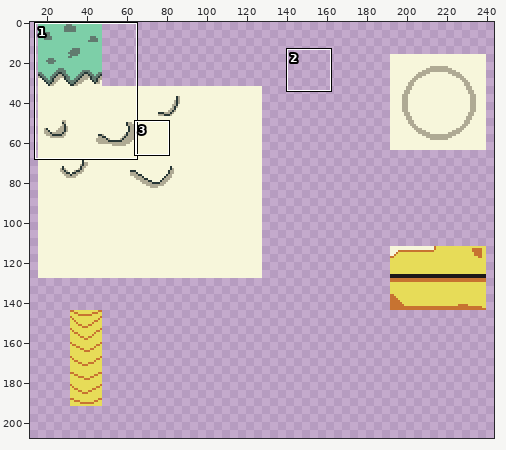
A pixel-art file gets an edit: models/chicken.aseprite. The picture above shows the old version from afar; the outline marks the close-up.
Close-up. First the earlier version:
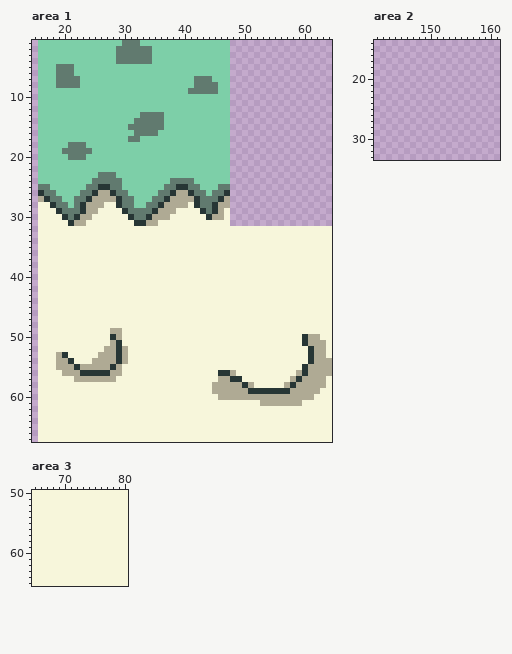
256x256 pixels, 1 frame. Shown: area 1: x 15..64, y 1..67; area 2: x 141..161, y 14..33; area 3: x 65..80, y 50..65. The wide view leaves out empty margins. The commit also changed other parts of the picture, which this record leaves out.
The same view after the edit:
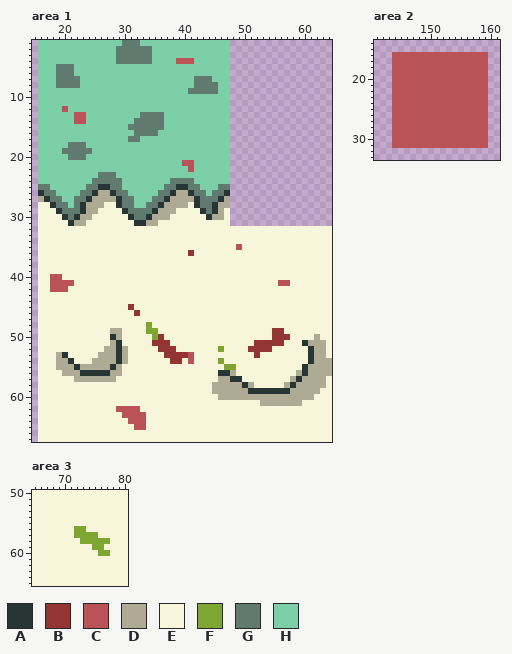
Palette (. is transparent): A #273635  B #933633  C #b95358  D #afaa94  E #f7f6db  F #7fa533  G #617a6f  H #7dcfa8
Changes in this commit:
Area 1, layer "Eyes0":
y 4: x 39..41 HHH -> CCC
y 12: x 20 H -> C
y 13..14: x 22..23 HH -> CC
y 21: x 40..41 HH -> CC
y 22: x 41 H -> C
y 35: x 49 E -> C
y 36: x 41 E -> B
y 40: x 18..19 EE -> CC
y 41: x 18..21 EEEE -> CCCC; x 56..57 EE -> CC
y 42: x 18..20 EEE -> CCC
y 45: x 31 E -> B
y 46: x 32 E -> B
y 48: x 34 E -> F
y 49: x 34..35 EE -> FF; x 55..56 EE -> BB
y 50: x 35..36 EE -> FB; x 55..57 EEE -> BBB; x 60..61 AD -> EE
y 51: x 35..37 EEE -> BBB; x 52..56 EEEEE -> BBBBB
y 52: x 36..38 EEE -> BBB; x 46 E -> F; x 51..54 EEEE -> BBBB
y 53: x 37..41 EEEEE -> BBBBC; x 52 E -> B
y 54: x 38..39 EE -> BB; x 41 E -> C; x 46 E -> F
y 55: x 47..48 EE -> FF
y 62: x 29..32 EEEE -> CCCC
y 63: x 30..33 EEEE -> CCCC
y 64: x 31..33 EEE -> CCC
y 65: x 32..33 EE -> CC
Area 2, layer "Eyes0":
y 16..31: x 144..159 ................ -> CCCCCCCCCCCCCCCC
Area 3, layer "Eyes0":
y 56: x 72..73 EE -> FF
y 57: x 72..75 EEEE -> FFFF
y 58: x 73..77 EEEEE -> FFFFF
y 59: x 75..76 EE -> FF
y 60: x 76..77 EE -> FF
